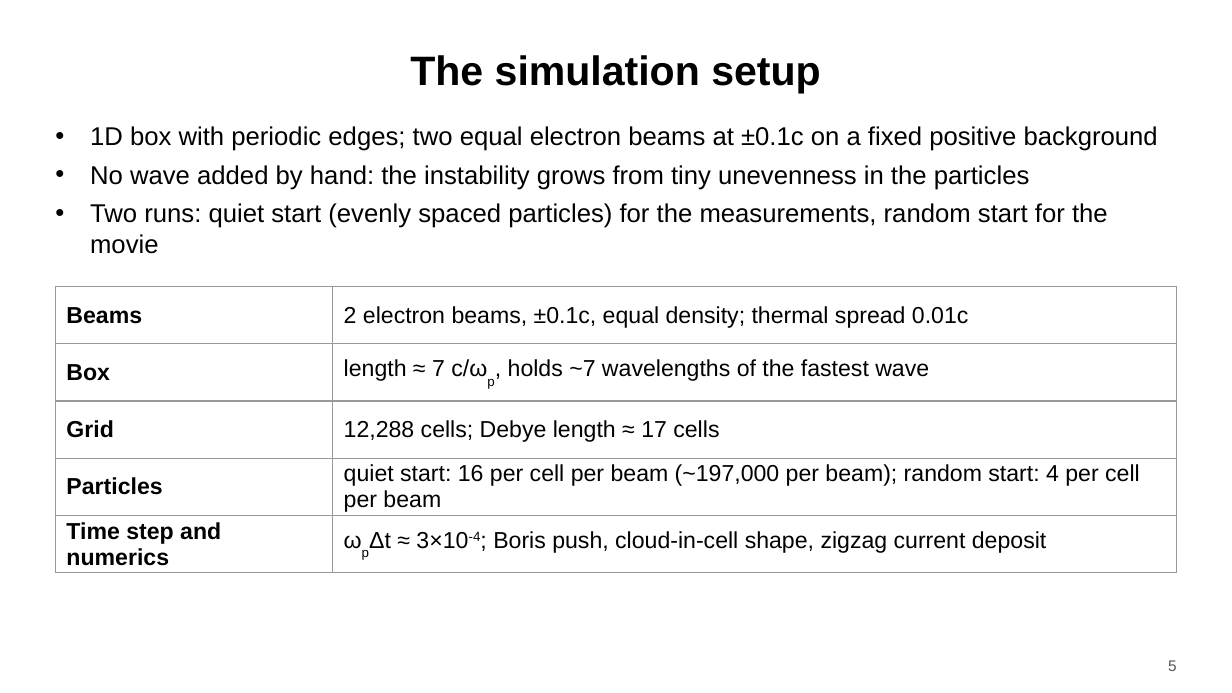
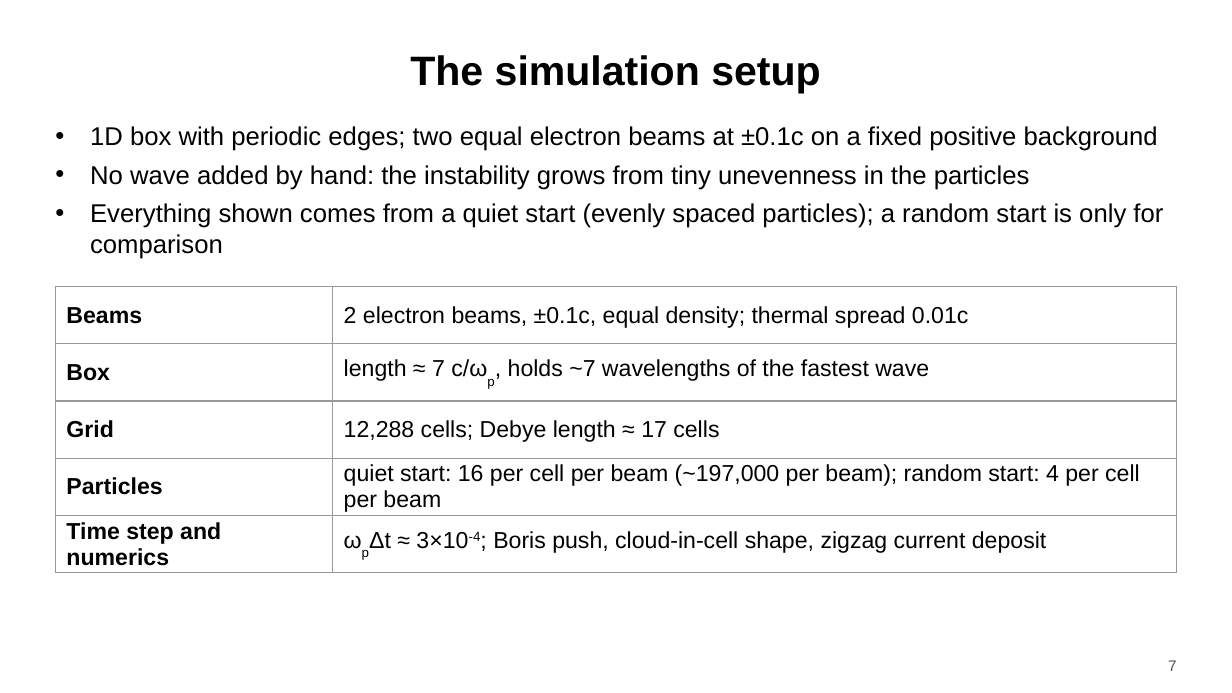
Before and after one commit to harry-wu-28/plasma, a slide deck: slide 7 of twostream/results/talk/twostream_talk.pptx (slide 5 before the commit). Drawn at 1232x693 pixels with LibreOffice and Linux fonts; fonts in the diff are those of the drawing. Boxes give left, top, right and bottom in pixels: in the first picture for what was removed or moved away, otherwise in the second. Text is boxed around its words. In the diff, an @@ line names an element or a change of style, - is before the commit and + after.

```diff
--- a/twostream/results/talk/twostream_talk.pptx
+++ b/twostream/results/talk/twostream_talk.pptx
@@ text at (90,203,1163,259): text changed @@
-• Two runs: quiet start (evenly spaced particles) for the measurements, random start for the movie
+• Everything shown comes from a quiet start (evenly spaced particles); a random start is only for comparison
@@ page number at (1168,660,1177,671): text changed @@
-5
+7
```
Also in this commit, not shown: 5 other slides changed, 2 slides added, 8 other files.
